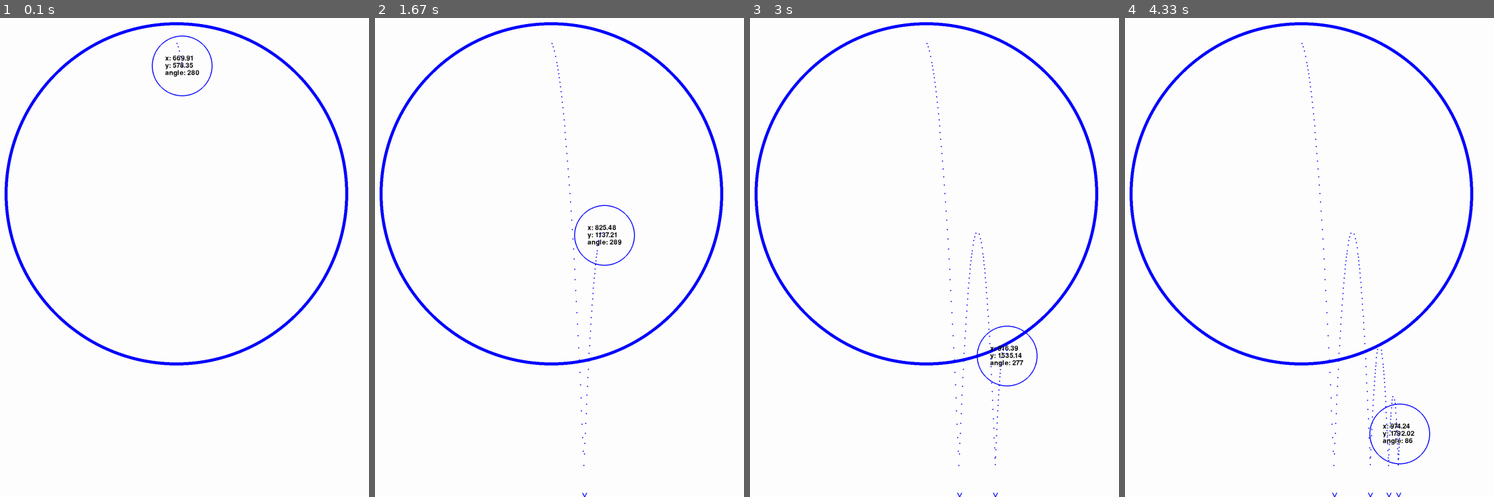
Above: before the commit, frames 1-4 (left to right).
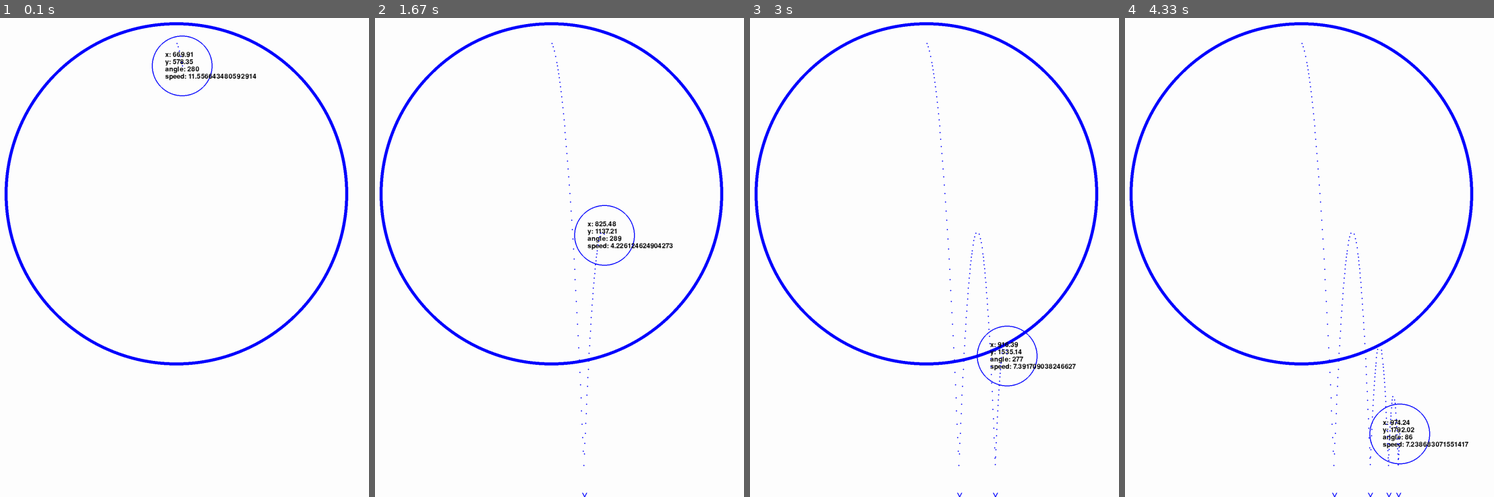
Above: after the commit, the same moments.

Repository: Archanciel/Learning_Pygame
Game: pygame game, started from bouncing_ball_imperfect_collide/move_particle_basic.py
The game is run twice, just before and just after one commit, with the same random seed, the same clock (stepped at 60 frames per second) and the same inputs.
Inputs:
- Up to frame 1 (0.1 s): no input
- Up to frame 2 (1.67 s): no input
- Up to frame 3 (3 s): no input
- Up to frame 4 (4.33 s): no input

The runs differ from the first frame. In frame 1, 0.4% of the frame differs, in the area x 44-70%, y 7-14%; in frame 2, 0.4%; in frame 3, 0.4%; in frame 4, 0.4%.

Commit message:
added speed display

Diff:
--- a/bouncing_ball_imperfect_collide/particledisplaypos.py
+++ b/bouncing_ball_imperfect_collide/particledisplaypos.py
@@ -23,7 +23,7 @@
 		self.textLeftMargin = (rectSize - self.textHorizontalSize) / 2
 
 		# Calculating the top margin based on the number of text lines
-		self.lineNumber = 3
+		self.lineNumber = 4
 		self.textTopMargin = radius - (self.font_height * self.lineNumber / 2)
 		self.textColor = BLACK
 
@@ -47,6 +47,7 @@
 		angleDegree = round(math.degrees(displayAngleRad))
 
 		textLines[2] = 'angle: ' + str(angleDegree)
+		textLines[3] = 'speed: ' + str(self.speed)
 
 		self.images = []  # The text surfaces.
 
